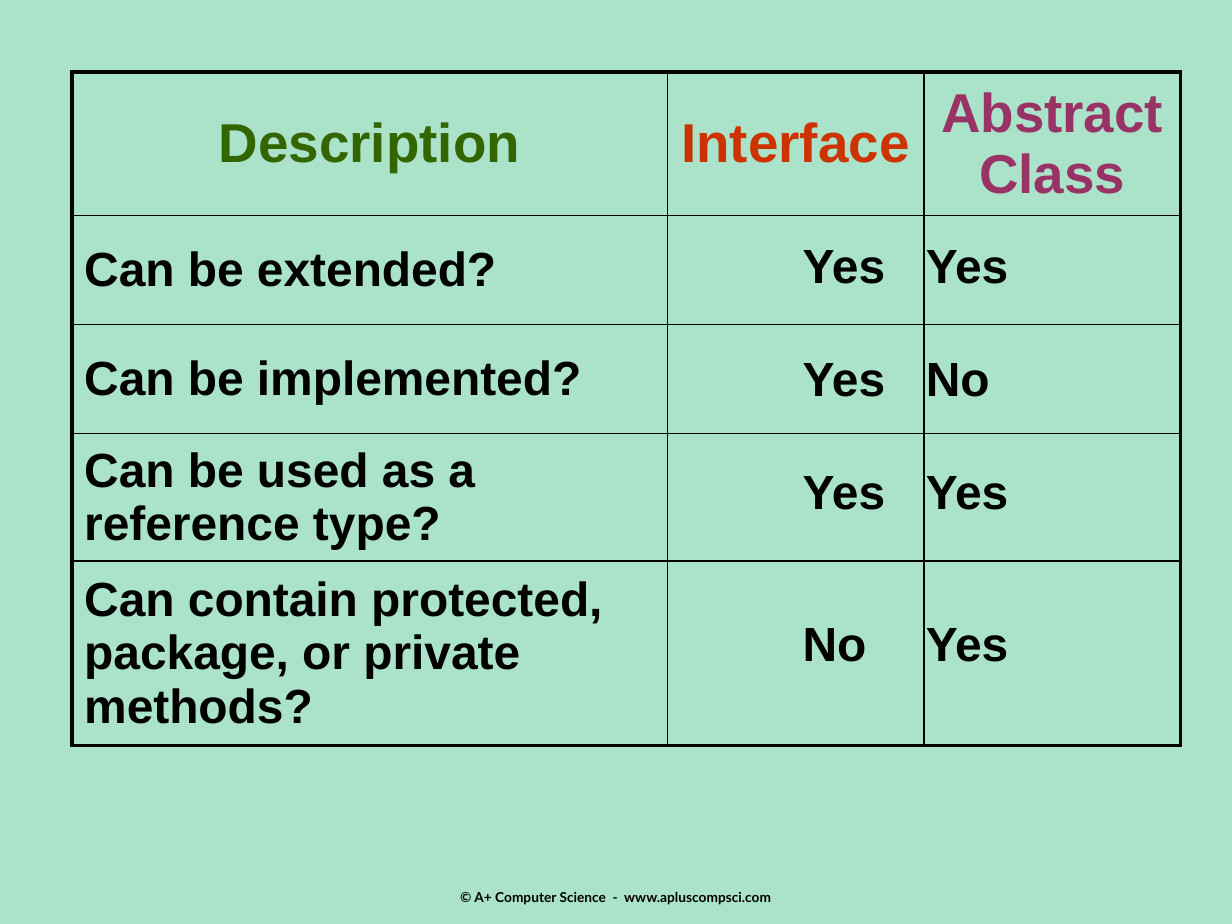
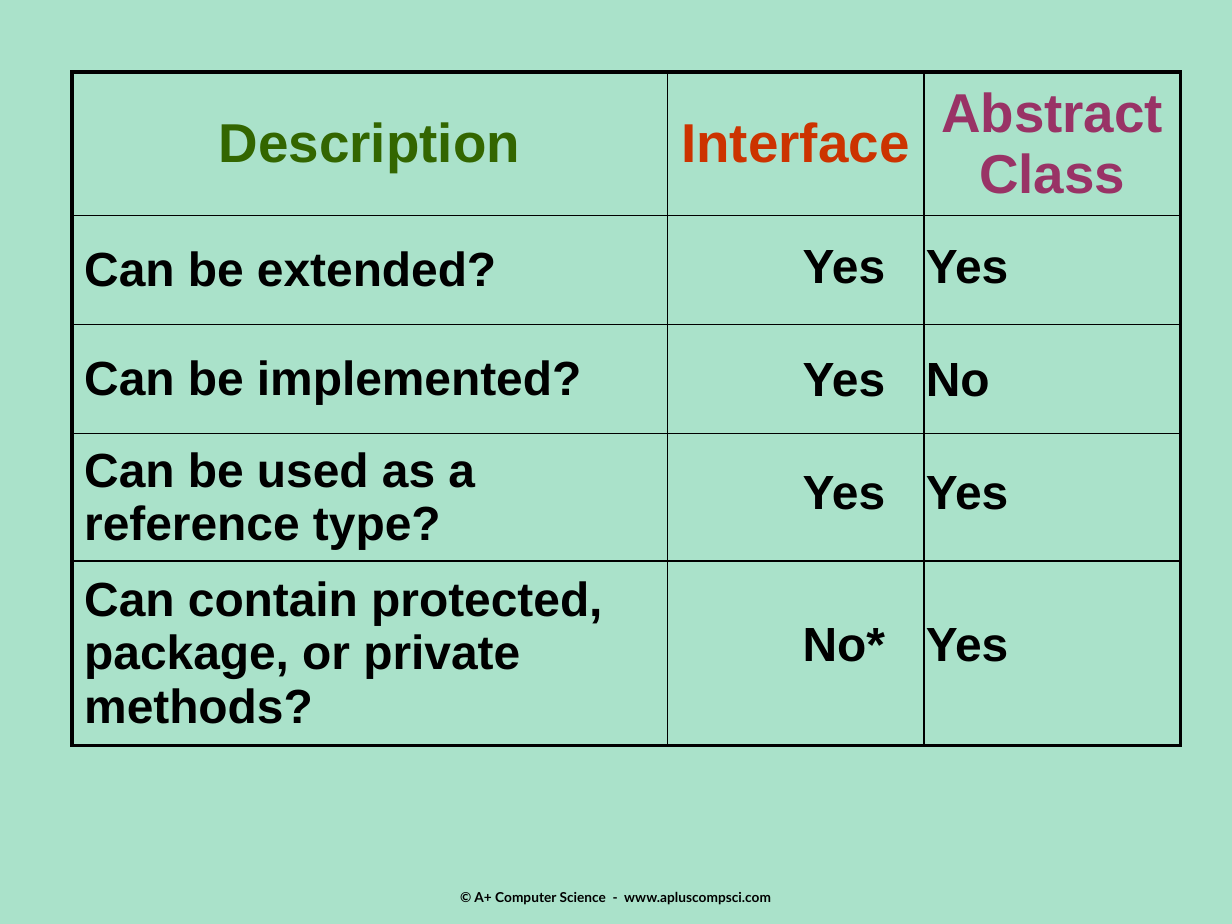
Before and after one commit to Cy-FairCS/cs3, a slide deck: slide 27 of u05a_abstractClasses/notes/_abstract_classes - Day 2.pptx (slide 22 before the commit). Drawn at 1232x924 pixels with LibreOffice and Linux fonts; fonts in the diff are those of the drawing. Boxes give left, top, right and bottom in pixels: in the first picture for what was removed or moved away, otherwise in the second. Text is boxed around its words. In the diff, an @@ line names an element or a change of style, - is before the commit and + after.

```diff
--- a/u05a_abstractClasses/notes/_abstract_classes - Day 2.pptx
+++ b/u05a_abstractClasses/notes/_abstract_classes - Day 2.pptx
@@ text at [803,628,1009,662]: text changed @@
-No Yes
+No* Yes
```
Also in this commit, not shown: 3 other slides changed, 6 slides added.
